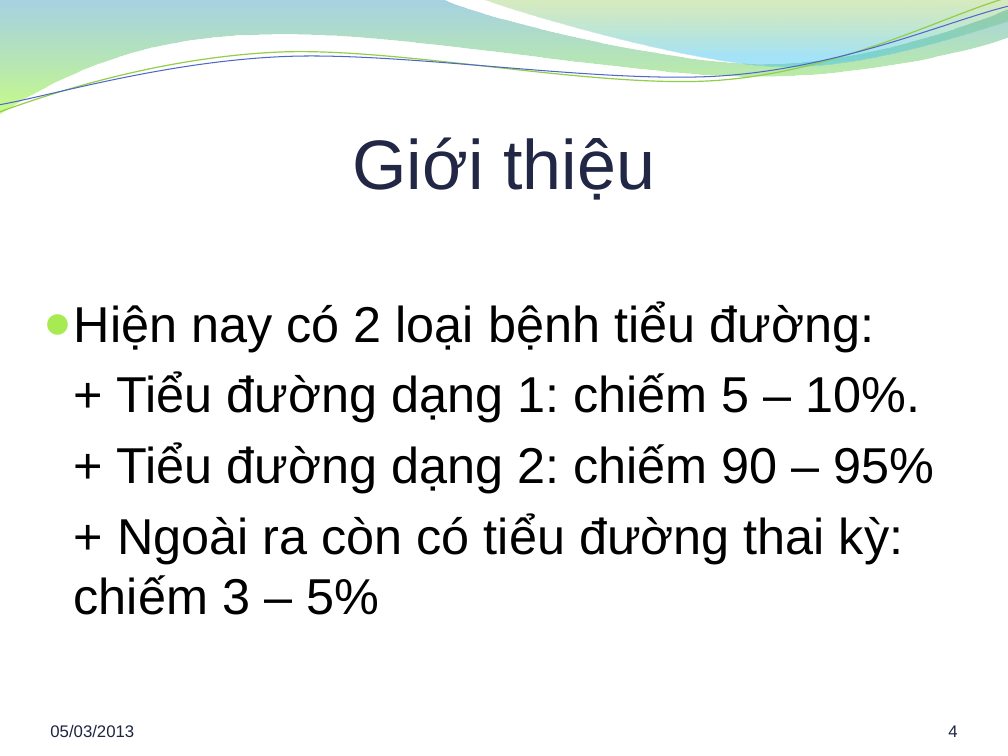
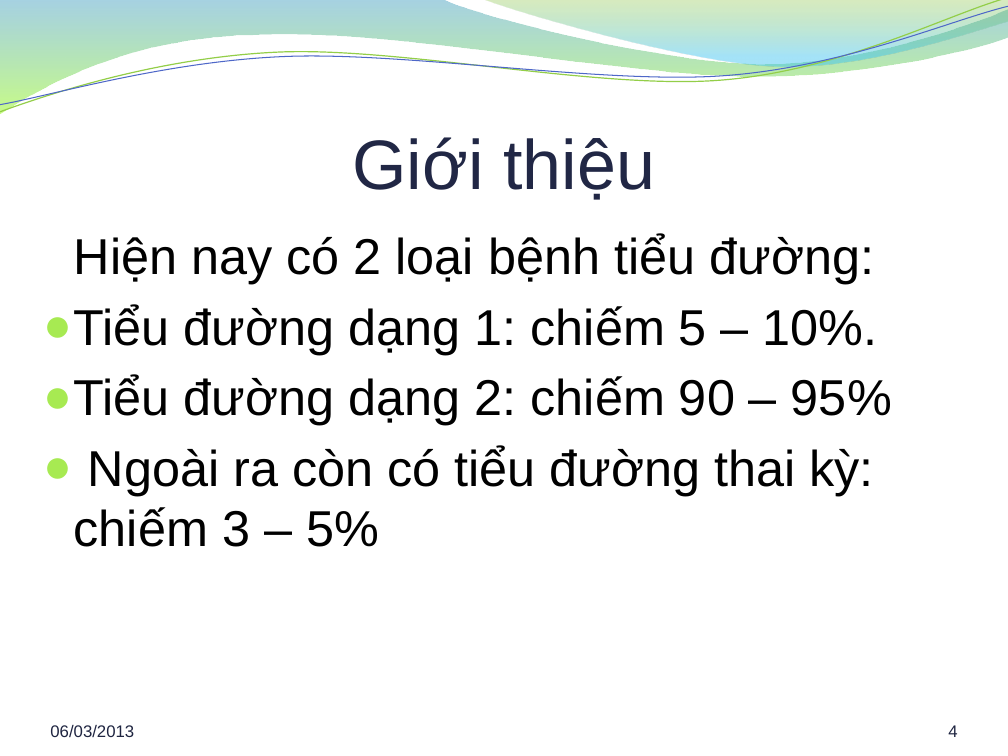
Before and after one commit to hung94it/benhvien, a slide deck: slide 4 of Diabetes/Documents/Report/Bao cao khoa luan.pptx. Drawn at 1008x756 pixels with LibreOffice and Linux fonts; fonts in the diff are those of the drawing; background and template pictures are left out. Boxes give left, top, right and bottom in pixels: in the first picture for what was removed or moved away, otherwise in the second. Text is boxed around its words. In the diff, an @@ line names an element or a change of style, - is before the commit and + after.

```diff
--- a/Diabetes/Documents/Report/Bao cao khoa luan.pptx
+++ b/Diabetes/Documents/Report/Bao cao khoa luan.pptx
@@ text "Hiện nay có 2 loại ..." at bbox=[74, 234, 892, 547]: vertical alignment middle to top @@
@@ text at bbox=[74, 234, 874, 284]: bullet ● to none @@
@@ text at bbox=[74, 305, 892, 547]: text changed @@
-+ Tiểu đường dạng 1: chiếm 5 – 10%.
-+ Tiểu đường dạng 2: chiếm 90 – 95%
-+ Ngoài ra còn có tiểu đường thai kỳ: chiếm 3 – 5%
+● Tiểu đường dạng 1: chiếm 5 – 10%.
+● Tiểu đường dạng 2: chiếm 90 – 95%
+● Ngoài ra còn có tiểu đường thai kỳ: chiếm 3 – 5%
@@ text at bbox=[50, 725, 134, 737]: text changed @@
-05/03/2013
+06/03/2013
```
Also in this commit, not shown: 23 other slides changed, 4 slides added, 5 slides removed, 3 other files.
